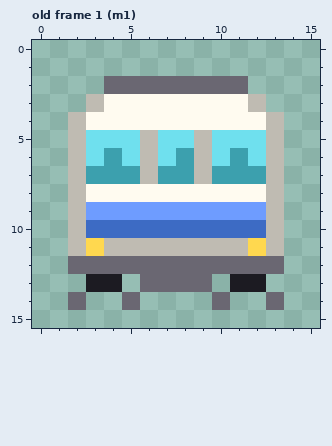
Two states of a pixel-art file, art/trinkets.aseprite. Above is the file before it was changed.
16x16 pixels, 1 frame. Shown: old frame 1 (m1). The commit also changed other frames, which this record leaves out.
New version:
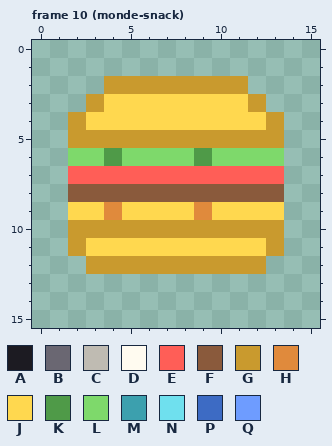
Palette (. is transparent): A #1c1b22  B #6a6772  C #bfbbb2  D #fffbf0  E #ff5e57  F #8a5a3c  G #c99a2e  H #e08a3c  J #ffd84f  K #4f9a48  L #7ed96b  M #3ca0ae  N #6fe0ee  P #3d6bc4  Q #6e9cff
A new or re-ordered frame is compared with the old frame closest to it.
Difference:
frames 1 -> 25
--- frame 10 (monde-snack) is new; against old frame 1 (m1)
@@ x 0..15 @@
  1 ................
- 2 ....BBBBBBBB....
- 3 ...CDDDDDDDDC...
- 4 ..CDDDDDDDDDDC..
- 5 ..CNNNCNNCNNNC..
- 6 ..CNMNCNMCNMNC..
- 7 ..CMMMCMMCMMMC..
- 8 ..CDDDDDDDDDDC..
- 9 ..CQQQQQQQQQQC..
-10 ..CPPPPPPPPPPC..
-11 ..CJCCCCCCCCJC..
-12 ..BBBBBBBBBBBB..
-13 ...AA.BBBB.AA...
-14 ..B..B....B..B..
+ 2 ....GGGGGGGG....
+ 3 ...GJJJJJJJJG...
+ 4 ..GJJJJJJJJJJG..
+ 5 ..GGGGGGGGGGGG..
+ 6 ..LLKLLLLKLLLL..
+ 7 ..EEEEEEEEEEEE..
+ 8 ..FFFFFFFFFFFF..
+ 9 ..JJHJJJJHJJJJ..
+10 ..GGGGGGGGGGGG..
+11 ..GJJJJJJJJJJG..
+12 ...GGGGGGGGGG...
+13 ................
+14 ................
 15 ................
Where, in picture pixels (left, top, right, bottom), the same in both pictures:
changed: (68, 76, 284, 310)
